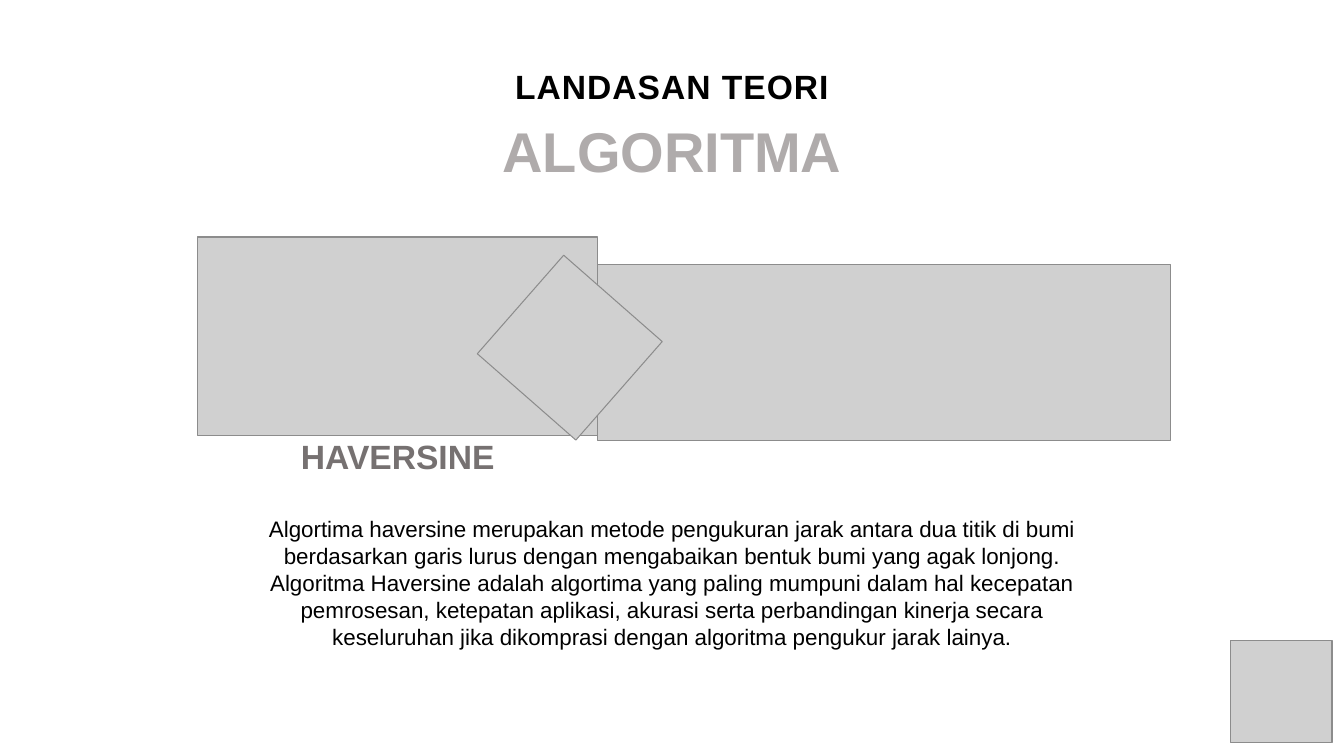
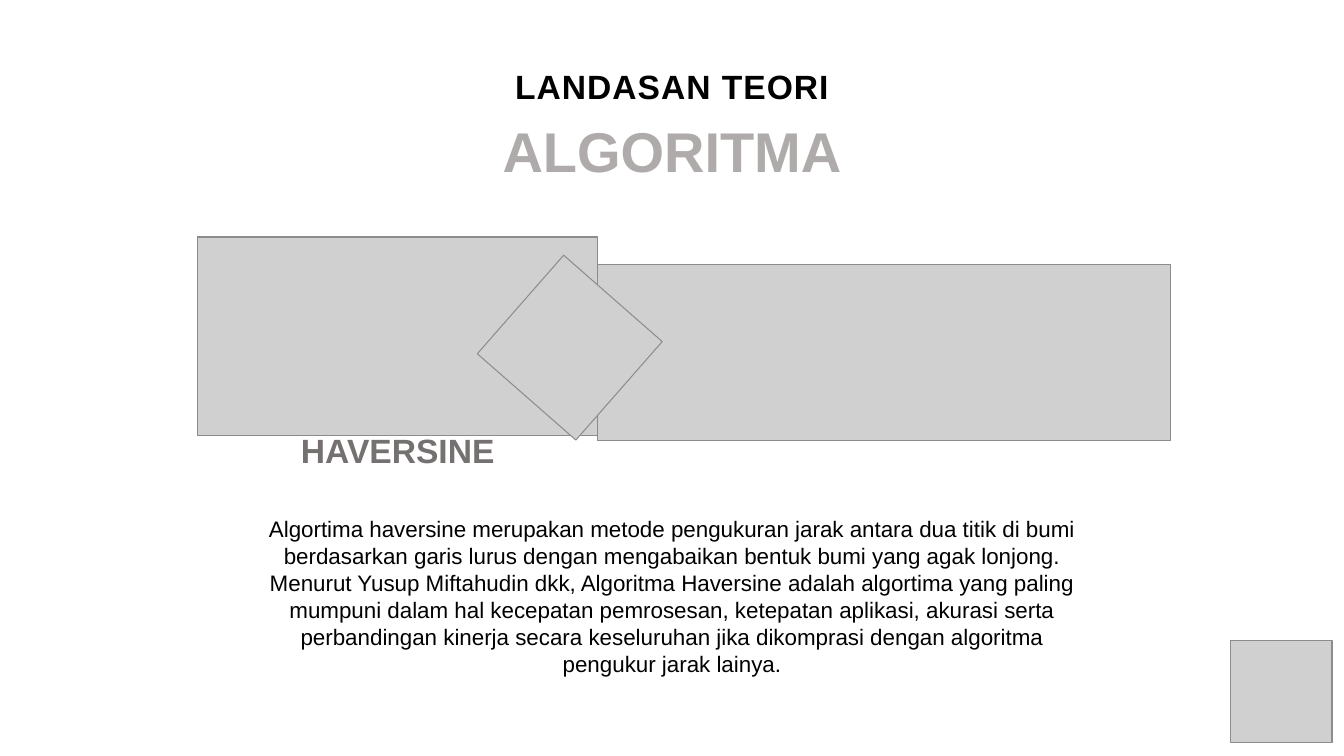
Before and after one commit to gunadermawan/skripsi, a slide deck: slide 8 of dokumen/ppt_skripsi.pptx. Drawn at 1344x756 pixels with LibreOffice and Linux fonts; fonts in the diff are those of the drawing; grey boxes stand for pictures. Boxes give left, top, right and bottom in pixels: in the first picture for what was removed or moved away, otherwise in the second. Text is boxed around its words. In the diff, an @@ line names an element or a change of style, - is before the commit and + after.

```diff
--- a/dokumen/ppt_skripsi.pptx
+++ b/dokumen/ppt_skripsi.pptx
@@ text "HAVERSINE": place and size @@
-text "HAVERSINE" at <box>301,445,494,470</box>
+text "HAVERSINE" at <box>301,439,494,464</box>
@@ text at <box>269,520,1074,677</box>: text changed @@
-Algortima haversine merupakan metode pengukuran jarak antara dua titik di bumi berdasarkan garis lurus dengan mengabaikan bentuk bumi yang agak lonjong. Algoritma Haversine adalah algortima yang paling mumpuni dalam hal kecepatan pemrosesan, ketepatan aplikasi, akurasi serta perbandingan kinerja secara keseluruhan jika dikomprasi dengan algoritma pengukur jarak lainya.
+Algortima haversine merupakan metode pengukuran jarak antara dua titik di bumi berdasarkan garis lurus dengan mengabaikan bentuk bumi yang agak lonjong. Menurut Yusup Miftahudin dkk, Algoritma Haversine adalah algortima yang paling mumpuni dalam hal kecepatan pemrosesan, ketepatan aplikasi, akurasi serta perbandingan kinerja secara keseluruhan jika dikomprasi dengan algoritma pengukur jarak lainya.
```
Also in this commit, not shown: 3 other slides changed, 3 slides added, 1 other file.
